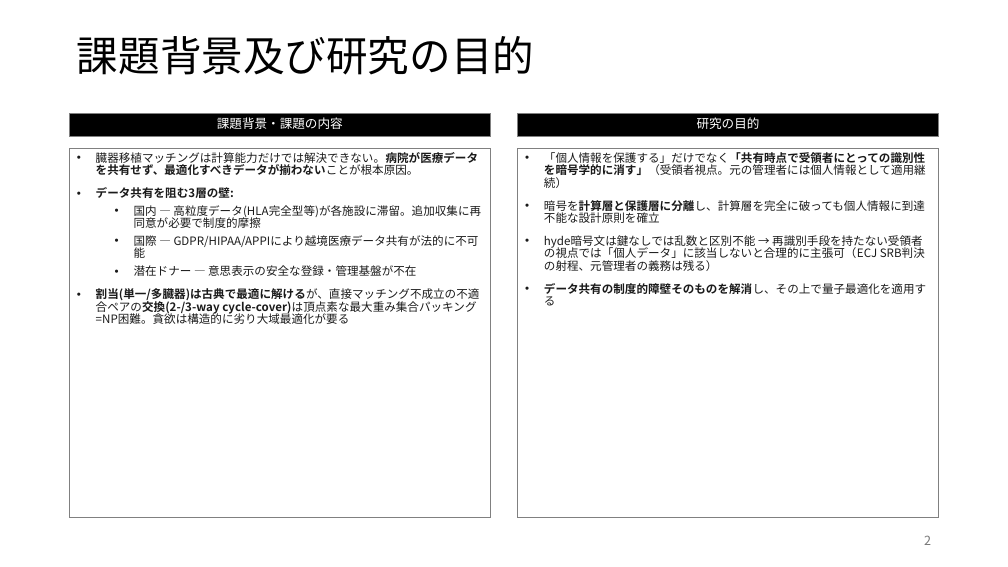
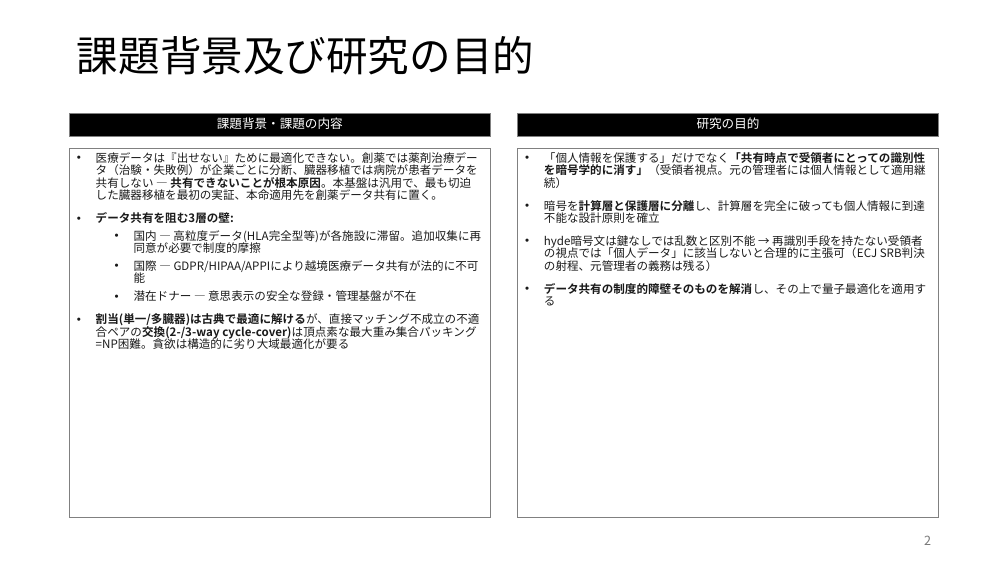
Before and after one commit to Ryujiyasu/niobi, a slide deck: slide 2 of docs/submission/summary_official.pptx. Drawn at 1008x567 pixels with LibreOffice and Linux fonts; fonts in the diff are those of the drawing. Boxes give left, top, right and bottom in pixels: in the first picture for what was removed or moved away, otherwise in the second. Text is boxed around its words. In the diff, an @@ line names an element or a change of style, - is before the commit and + after.

Commit message:
docs: 要約・概要版を「汎用基盤×創薬本命」に再フレーム（QoL領域単位対応）
懸賞金がQoL領域単位（Q-2単独でない）と判明したため、領域内で際立つ布陣に転換。
- 要約: 起点を「臓器移植」→「医療データが出せないために最適化できない（創薬・治験・臓器
  共通）」へ。汎用基盤Niobi／最初の実証=臓器移植／本命適用先=創薬エコシステム（治験データ
  横断共有・患者リクルート）の三層を明示。Q-2本文の語彙（薬剤治療データ・治験戦略・量子最適化）
  と接続。≤1000字を維持（989字）。
- 概要版: 冒頭を同三層フレームに。「成果のポイント」を審査観点筆頭の語彙「今までになかった
  量子有用性を創出する問題構造の発見」（割当=分離可能で量子不要→交換cycle-cover=NP困難で
  量子必須）で前面化。インパクトをQoL横断（創薬・治験・希少疾患・遺伝学）に拡張し、経済数値は
  「臓器移植の実証規模」と明示。
official成果物4点を再生成・再匿名化（report 71pp、作成者空欄、表紙の氏名のみ）。

```diff
--- a/docs/submission/summary_official.pptx
+++ b/docs/submission/summary_official.pptx
@@ text at <box>96,152,478,200</box>: text changed @@
-• 臓器移植マッチングは計算能力だけでは解決できない。病院が医療データを共有せず、最適化すべきデータが揃わないことが根本原因。
+• 医療データは『出せない』ために最適化できない。創薬では薬剤治療データ（治験・失敗例）が企業ごとに分断、臓器移植では病院が患者データを共有しない — 共有できないことが根本原因。本基盤は汎用で、最も切迫した臓器移植を最初の実証、本命適用先を創薬データ共有に置く。
```
Also in this commit, not shown: 1 other slide changed, 5 other files.
